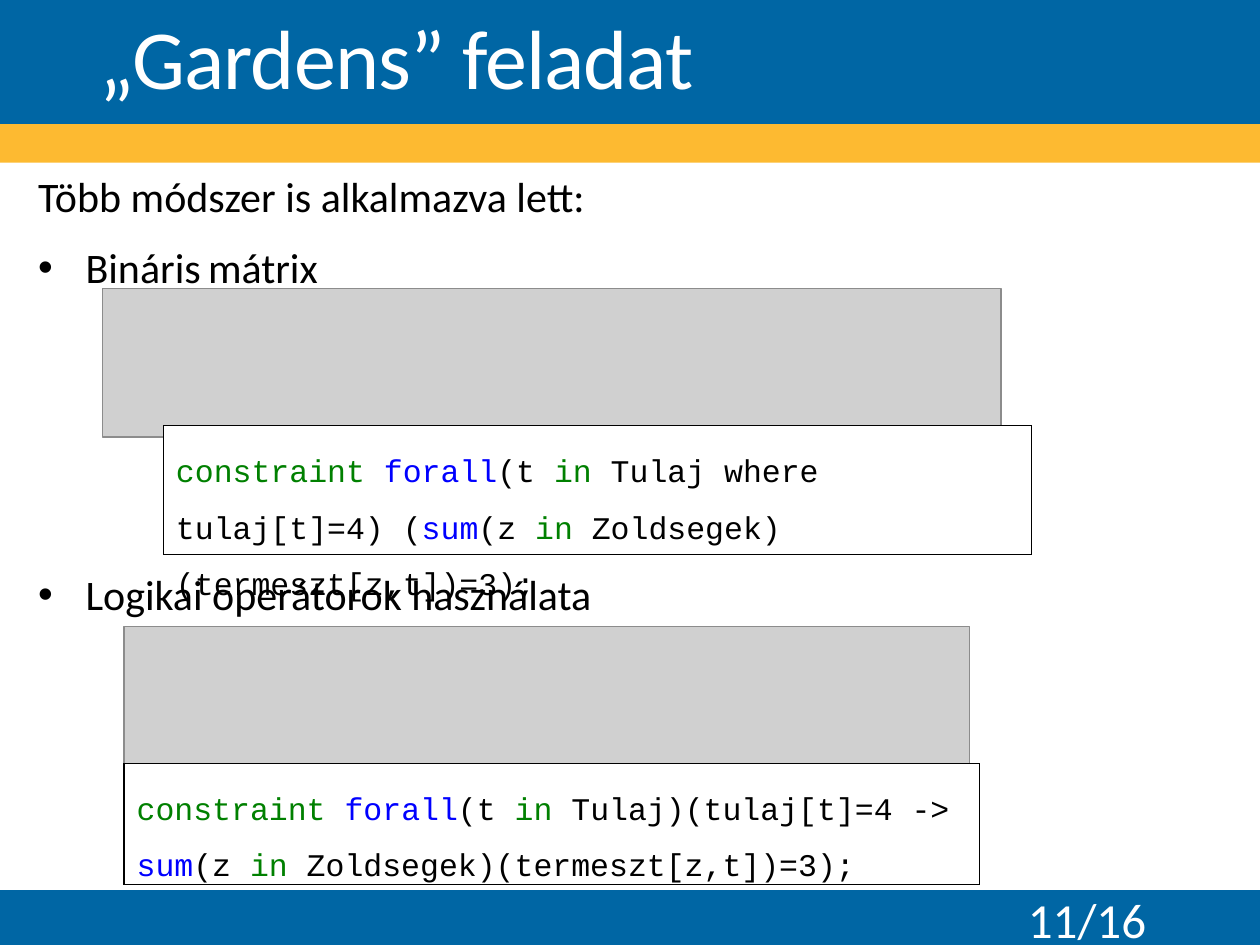
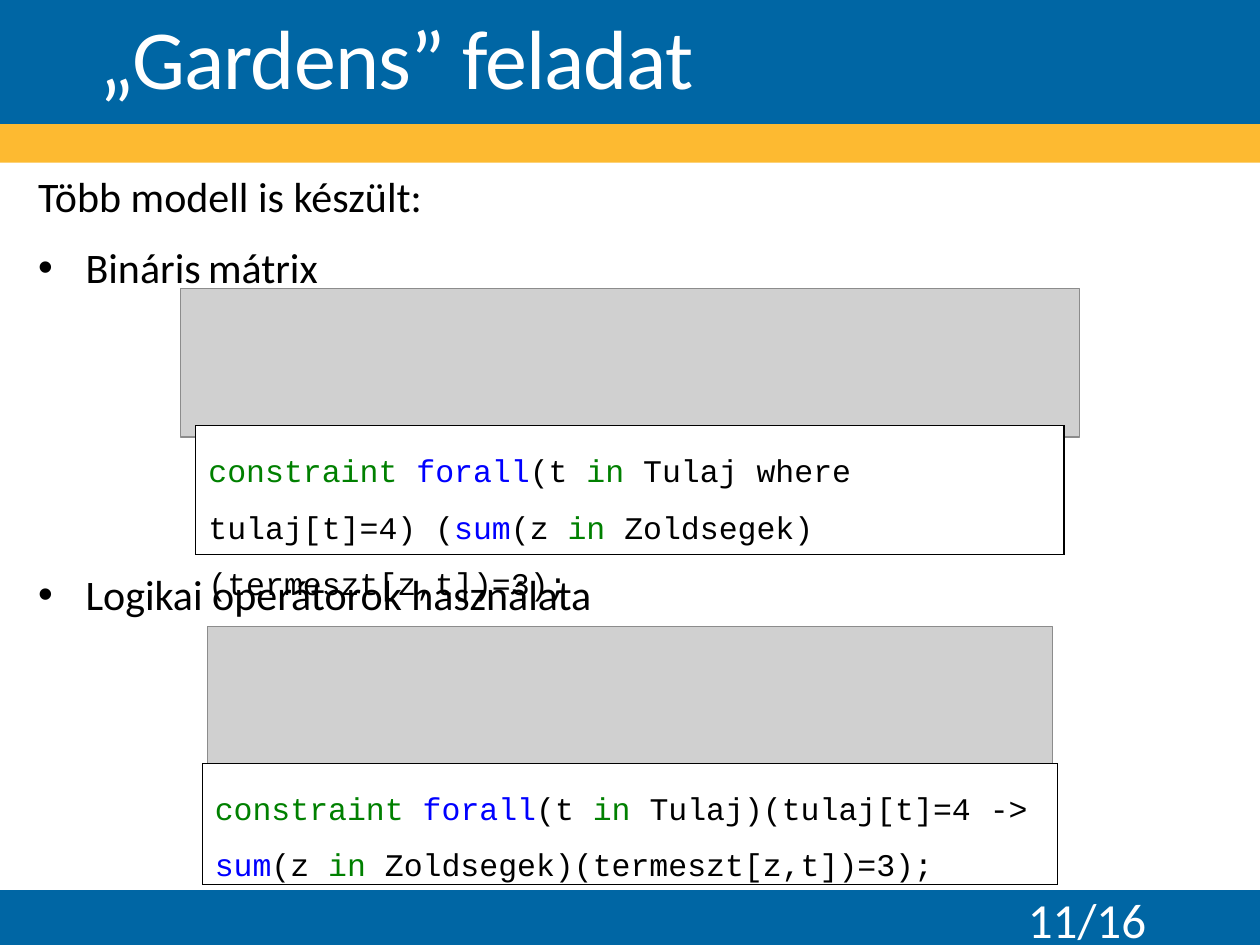
Before and after one commit to Teaching-projects/SZE-Peku221b, a slide deck: slide 11 of CP_Dolgozat/Előadás/Logikai feladványok megoldása korlátprogramozással.pptx. Drawn at 1260x945 pixels with LibreOffice and Linux fonts; fonts in the diff are those of the drawing; grey boxes stand for pictures; background and template pictures are left out. Boxes give left, top, right and bottom in pixels: in the first picture for what was removed or moved away, otherwise in the second. Text is boxed around its words. In the diff, an @@ line names an element or a change of style, - is before the commit and + after.

```diff
--- a/CP_Dolgozat/Előadás/Logikai feladványok megoldása korlátprogramozással.pptx
+++ b/CP_Dolgozat/Előadás/Logikai feladványok megoldása korlátprogramozással.pptx
@@ text at bbox=[38, 182, 422, 213]: text changed @@
-Több módszer is alkalmazva lett:
+Több modell is készült:
@@ picture: place and size @@
-picture at bbox=[102, 289, 1000, 437]
+picture at bbox=[180, 289, 1079, 437]
@@ rectangle "constraint forall(t in Tulaj where ...": place and size @@
-rectangle "constraint forall(t in Tulaj where ..." at bbox=[164, 426, 1032, 556]
+rectangle "constraint forall(t in Tulaj where ..." at bbox=[195, 426, 1063, 556]
@@ picture: place and size @@
-picture at bbox=[123, 626, 969, 764]
+picture at bbox=[208, 626, 1053, 764]
@@ rectangle "constraint forall(t in Tulaj)(tulaj[t]=4 -> ...": place and size @@
-rectangle "constraint forall(t in Tulaj)(tulaj[t]=4 -> ..." at bbox=[123, 764, 979, 885]
+rectangle "constraint forall(t in Tulaj)(tulaj[t]=4 -> ..." at bbox=[203, 764, 1058, 885]
```
Also in this commit, not shown: 9 other slides changed, 1 other file.
